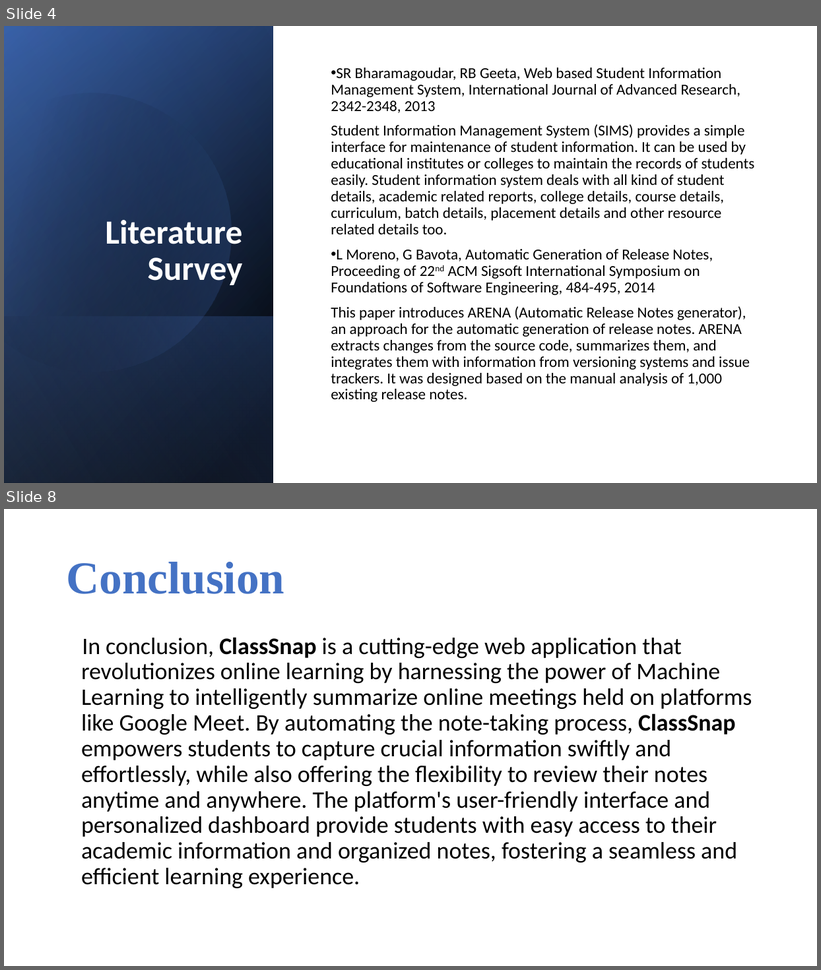
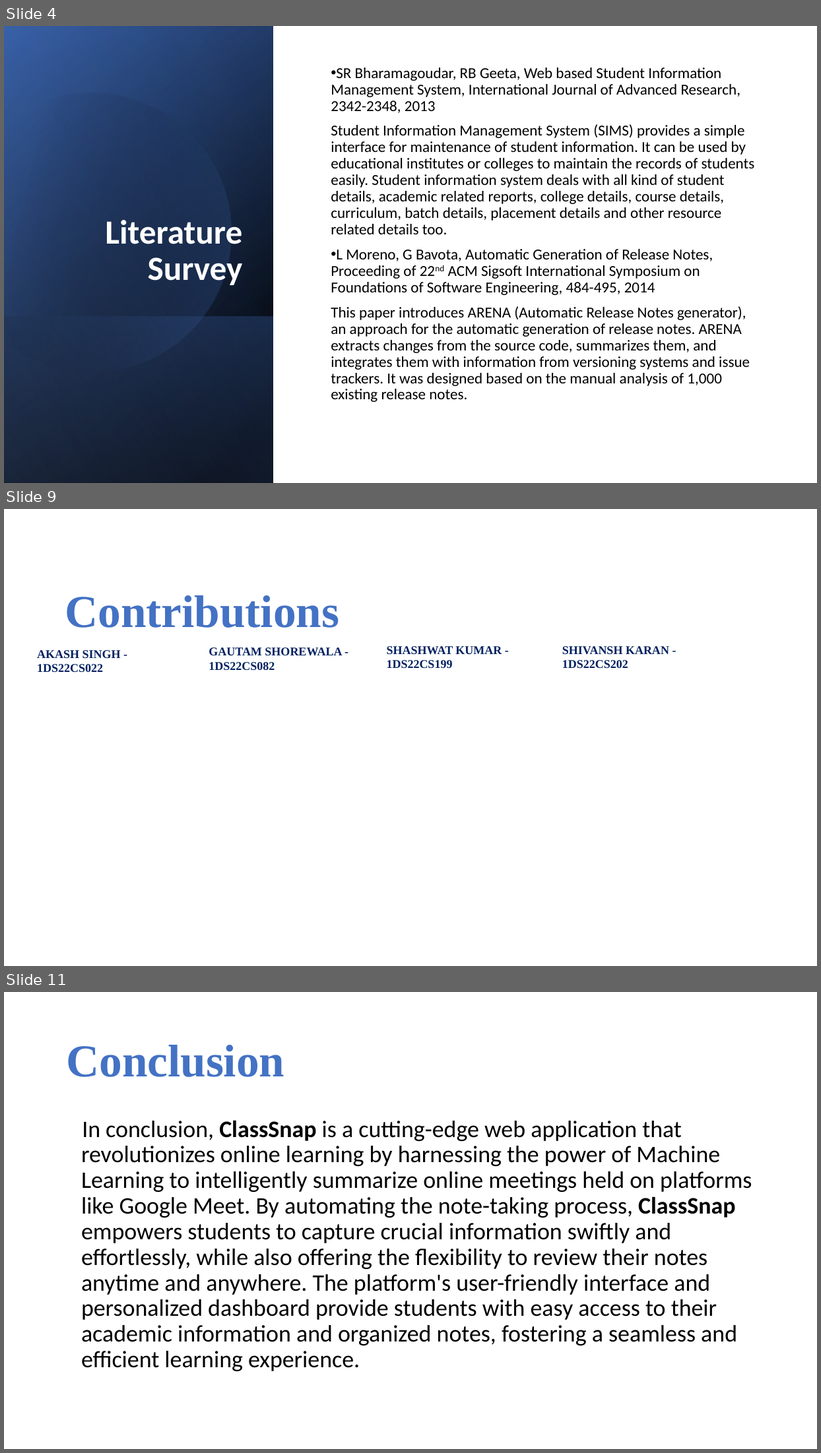
Before and after one commit to SkySingh04/ClassSnap, a slide deck: Documents/ClassSnap.pptx. Shown one above the other, each under a label of ours: slides 4 and 8 before the commit, slides 4, 9 and 11 after it; the slides between them are not shown. The pictures are 821x970 and 821x1453 pixels, drawn with LibreOffice and Linux fonts; fonts in the diff are those of the drawing. Boxes give left, top, right and bottom in pixels: in the first picture for what was removed or moved away, otherwise in the second. Text is boxed around its words. In the diff, an @@ line names an element or a change of style, - is before the commit and + after.

```diff
--- a/Documents/ClassSnap.pptx
+++ b/Documents/ClassSnap.pptx
@@ slide 9 added at (x1=4, y1=509, x2=817, y2=966), background #FFFFFF @@
@@ text added at (x1=65, y1=595, x2=340, y2=628), 54 pt, text #4472C4, bold @@
+Contributions
@@ text added at (x1=387, y1=646, x2=502, y2=668), 14 pt, text #002060, bold @@
+SHASHWAT KUMAR - 1DS22CS199
@@ text added at (x1=562, y1=646, x2=669, y2=668), 14 pt, text #002060, bold @@
+SHIVANSH KARAN - 1DS22CS202
@@ text added at (x1=37, y1=650, x2=121, y2=672), 14 pt, text #002060, bold @@
+AKASH SINGH - 1DS22CS022
@@ text added at (x1=209, y1=648, x2=342, y2=670), 14 pt, text #002060, bold @@
+GAUTAM SHOREWALA - 1DS22CS082
@@ what was slide 8 is now slide 11 @@
```
Also in this commit, not shown: 4 slides changed, 2 other slides added.
